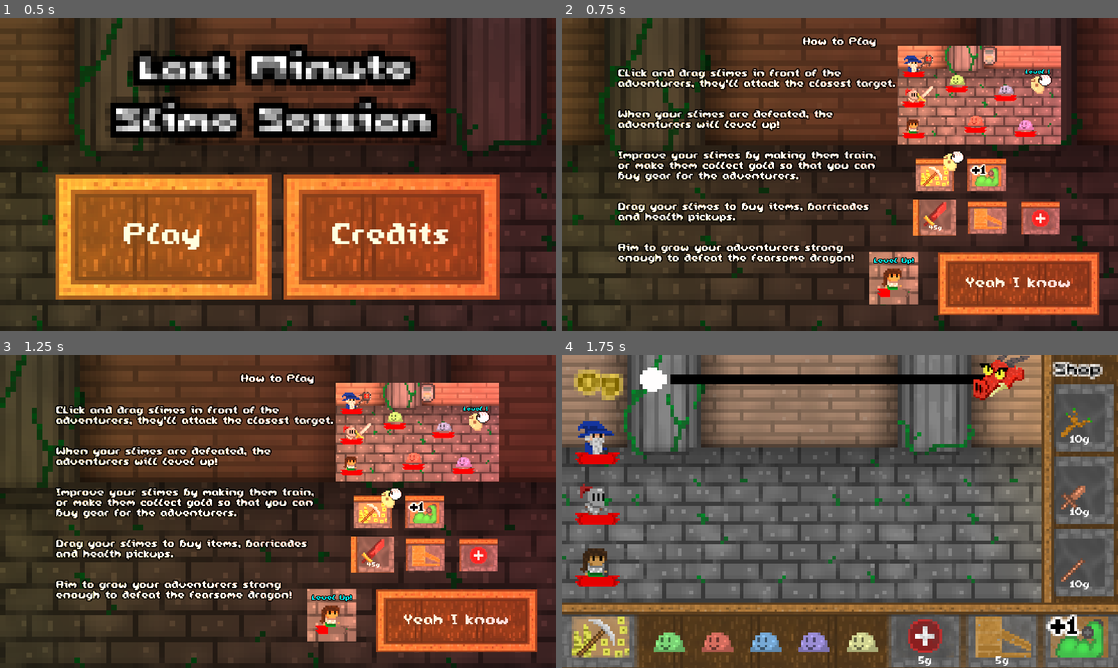
Above: before the commit, frames 1-4 (two rows, left to right).
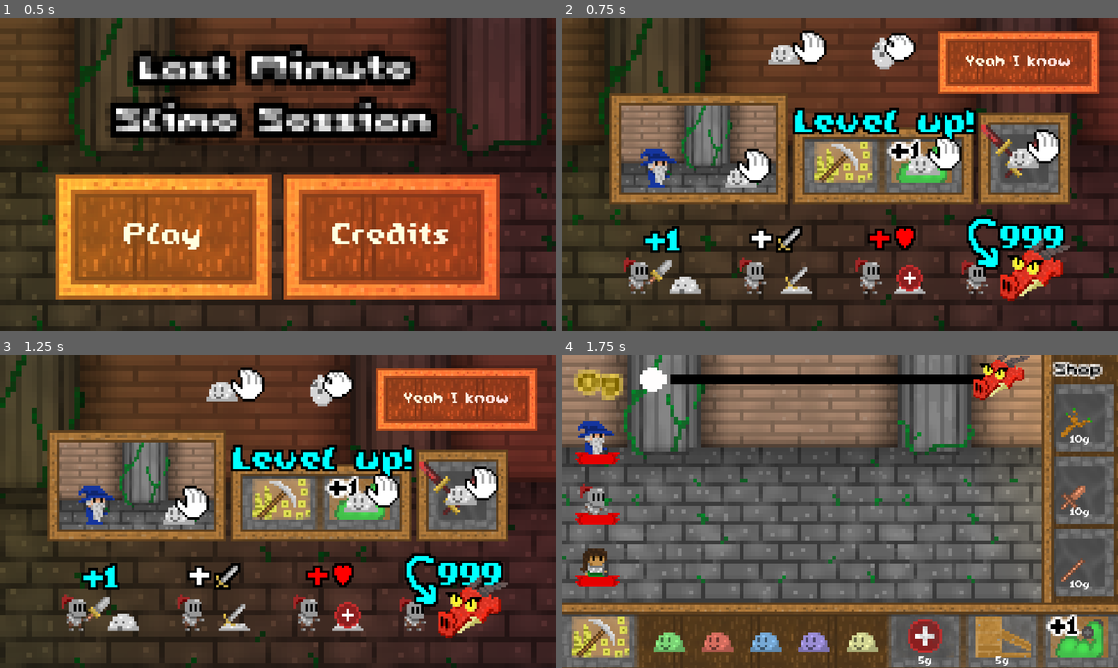
Above: after the commit, the same moments.

Repository: BOBtheman2000/WaMVG-LastMinSlimeSesh
Game: Godot game, scene res://Meta/main_menu.tscn
Two runs of this game, one before a commit and one after it. Both use one fixed random seed, a clock stepped at 60 frames per second and the inputs below.
Inputs:
- Up to frame 1 (0.5 s): no input
- Up to frame 2 (0.75 s): click "Play" at 0.5 s
- Up to frame 3 (1.25 s): no input
- Up to frame 4 (1.75 s): click "Yeah I know" at 1.25 s

Frame 1 is identical in both runs. In frame 2, 53% of the frame differs, in the area x 8-97%, y 4-95%; in frame 3, 53%; in frame 4, nothing differs.

Commit message:
Add new tutorial

Diff:
--- a/Meta/gameactual.tscn
+++ b/Meta/gameactual.tscn
@@ -400,6 +400,7 @@
 
 [node name="Time" type="Label" parent="Interface/EndingBackground"]
 texture_filter = 1
+layout_mode = 0
 offset_left = -150.0
 offset_top = 91.0
 offset_right = 33.0
--- a/Meta/main_menu.tscn
+++ b/Meta/main_menu.tscn
@@ -269,6 +269,7 @@
 
 [node name="Tutorial" type="Sprite2D" parent="."]
 visible = false
+light_mask = 0
 position = Vector2(98, 21)
 scale = Vector2(0.5, 0.5)
 texture = ExtResource("13_qbses")
@@ -277,9 +278,9 @@
 [node name="PlayFr" type="Button" parent="Tutorial"]
 texture_filter = 1
 offset_left = 1362.0
-offset_top = 930.0
+offset_top = 12.0
 offset_right = 2030.0
-offset_bottom = 1189.0
+offset_bottom = 271.0
 size_flags_horizontal = 11
 mouse_default_cursor_shape = 2
 theme = SubResource("Theme_yfda8")
--- a/project.godot
+++ b/project.godot
@@ -1,3 +1,11 @@
+; Engine configuration file.
+; It's best edited using the editor UI and not directly,
+; since the parameters that go here are not all obvious.
+;
+; Format:
+;   [section] ; section goes between []
+;   param=value ; assign values to parameters
+
 config_version=5
 
 [application]
Binary file changed: Assets/Menu/Tutorial.png
Binary file added: Assets/Menu/TutorialOld.png
Not shown, added: Assets/Menu/TutorialOld.png.import
Not shown, changed: Todo.txt
